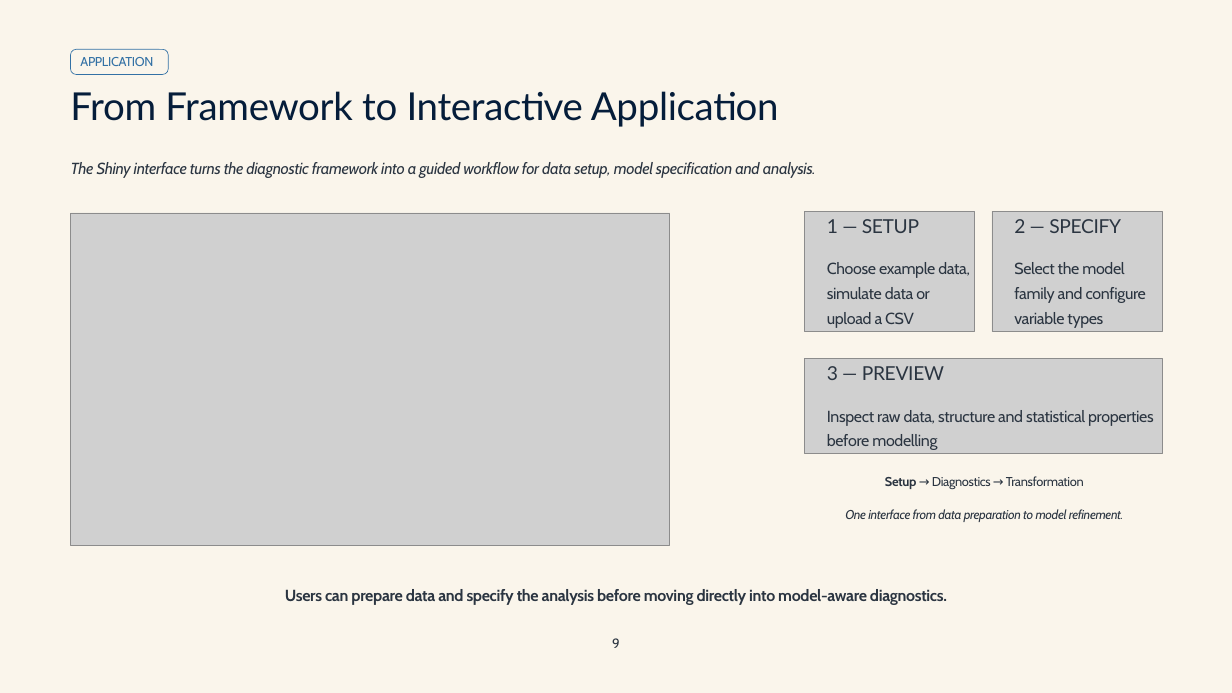
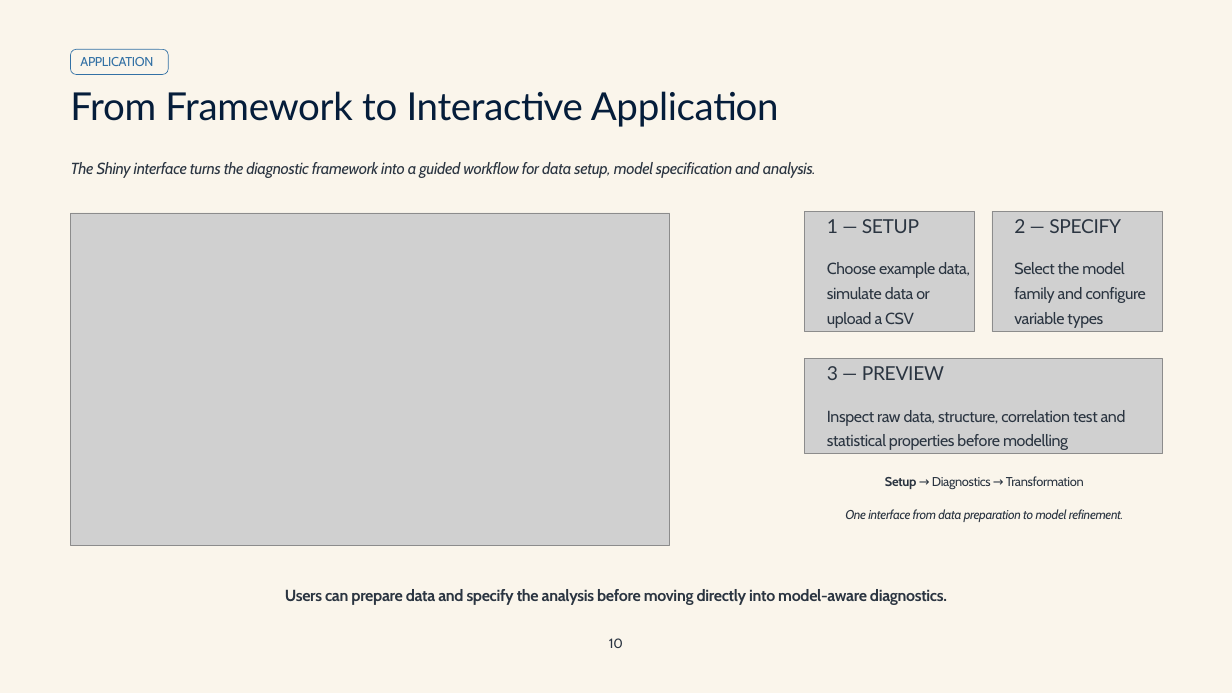
Before and after one commit to Anindo21/AdvancedR, a slide deck: slide 19 of presentation/Advanced_R_Presentation.pptx (slide 11 before the commit). Drawn at 1232x693 pixels with LibreOffice and Linux fonts; fonts in the diff are those of the drawing; grey boxes stand for pictures; background and template pictures are left out. Boxes give left, top, right and bottom in pixels: in the first picture for what was removed or moved away, otherwise in the second. Text is boxed around its words. In the diff, an @@ line names an element or a change of style, - is before the commit and + after.

Commit message:
Update .gitignore, adjust R path in settings, enhance README, and modify app for new dataset structure

```diff
--- a/presentation/Advanced_R_Presentation.pptx
+++ b/presentation/Advanced_R_Presentation.pptx
@@ text at (x1=827, y1=410, x2=1126, y2=450): text changed @@
-Inspect raw data, structure and statistical properties before modelling
+Inspect raw data, structure, correlation test and statistical properties before modelling
@@ text at (x1=609, y1=638, x2=623, y2=648): text changed @@
-9
+10
```
Also in this commit, not shown: 16 other slides changed, 12 slides added, 5 other files.
